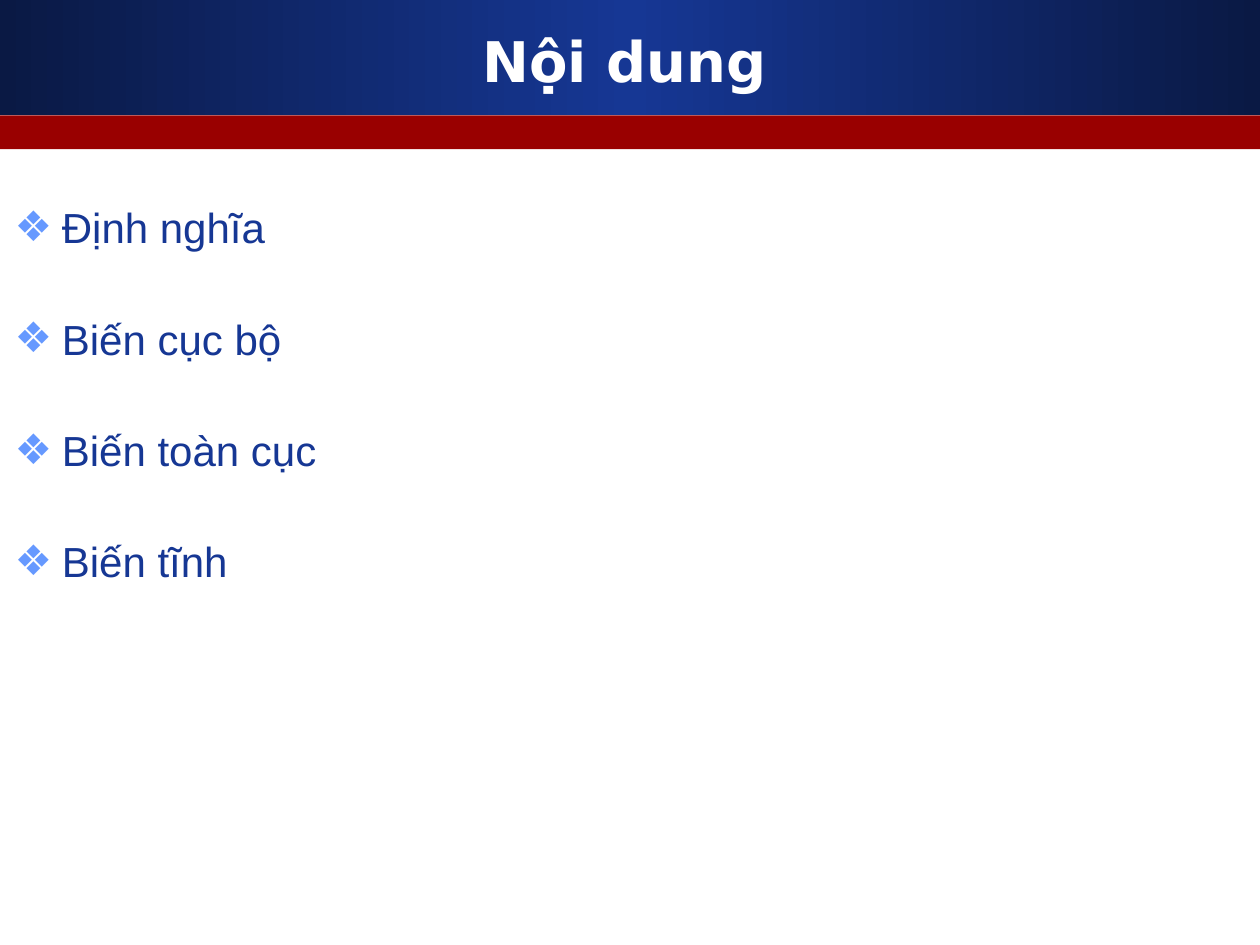
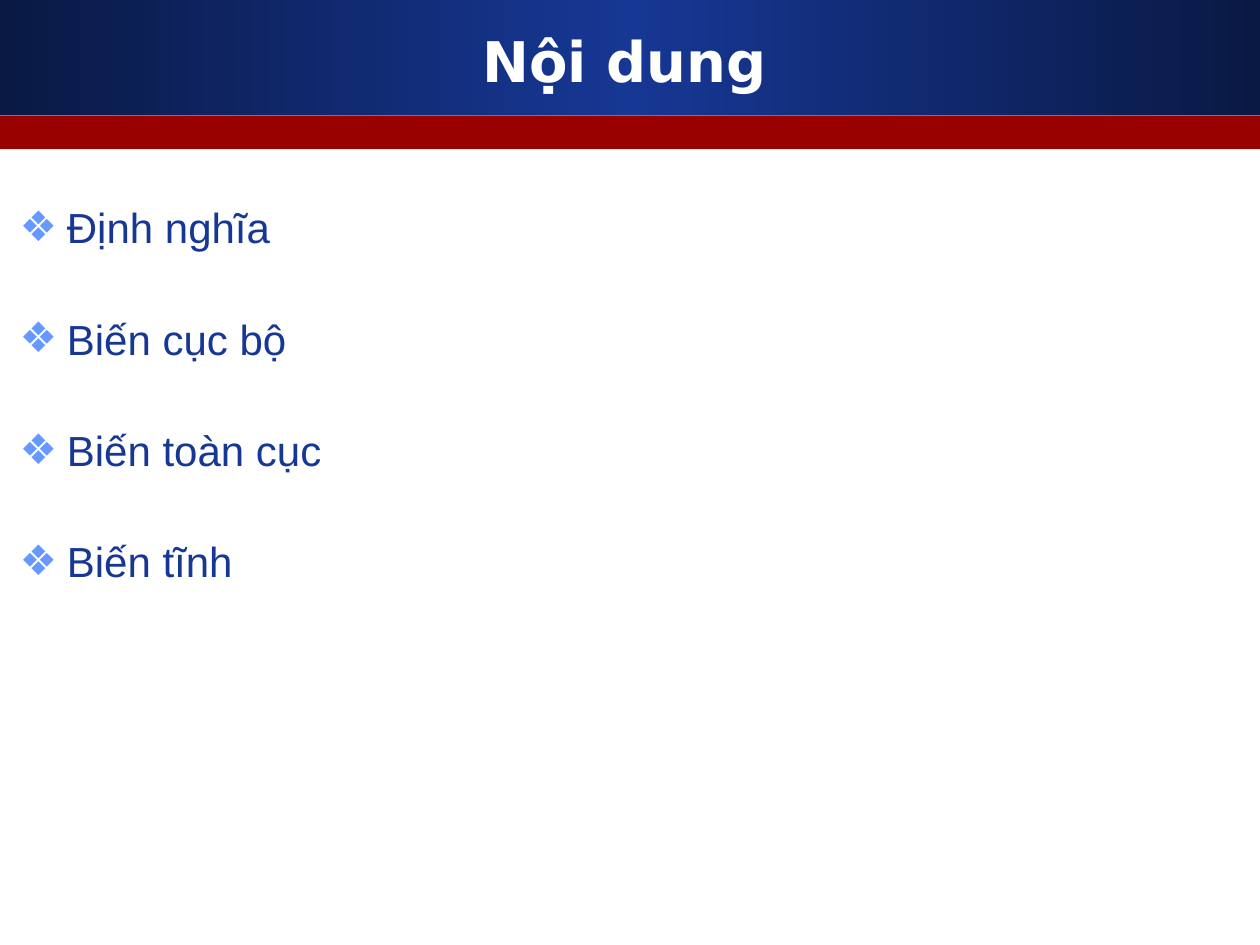
Before and after one commit to melng124/php39_devpro, a slide deck: slide 2 of Day12_PHP_Function_Custom_Include_Require_Function_Scope_Variable/Slides/3_Scope_variables.ppt. Drawn at 1260x945 pixels with LibreOffice and Linux fonts; fonts in the diff are those of the drawing. Boxes give left, top, right and bottom in pixels: in the first picture for what was removed or moved away, otherwise in the second. Text is boxed around its words. In the diff, an @@ line names an element or a change of style, - is before the commit and + after.

```diff
--- a/Day12_PHP_Function_Custom_Include_Require_Function_Scope_Variable/Slides/3_Scope_variables.ppt
+++ b/Day12_PHP_Function_Custom_Include_Require_Function_Scope_Variable/Slides/3_Scope_variables.ppt
@@ text "Định nghĩa": place and size @@
-text "Định nghĩa" at <box>62,212,316,578</box>
+text "Định nghĩa" at <box>67,212,321,578</box>
```
Also in this commit, not shown: 8 other files.
